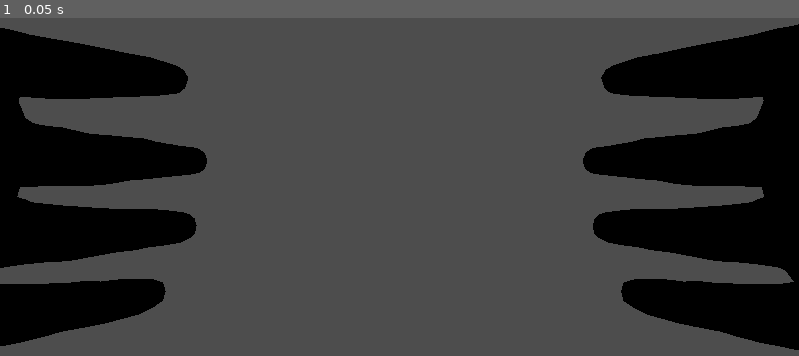
Above: before the commit, frame 1.
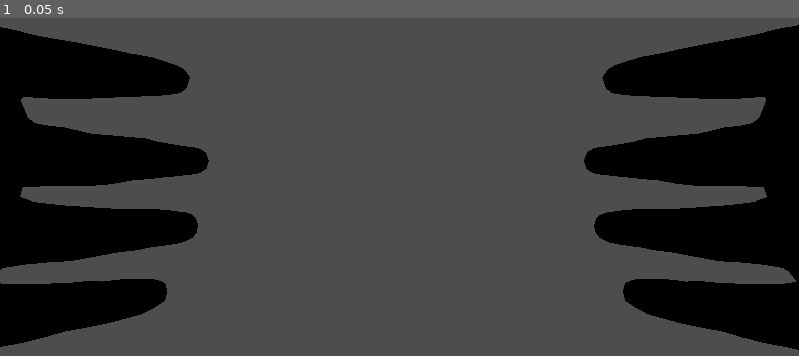
Above: after the commit, the same moment.

Repository: maj43x/rwr
Game: Godot game, scene res://node_3d.tscn
Two runs of this game, one before a commit and one after it. Both use one fixed random seed, a clock stepped at 60 frames per second and the inputs below.
Inputs:
- Up to frame 1 (0.05 s): no input

The runs differ from the first frame. In frame 1, 0.5% of the frame differs, in the area x 0-100%, y 1-99%.

Commit message:
Update rece

Diff:
--- a/project_files/node_3d.tscn
+++ b/project_files/node_3d.tscn
@@ -18,27 +18,30 @@
 [node name="XRCamera3D" type="XRCamera3D" parent="XROrigin3D" unique_id=1358311487]
 
 [node name="LeftController" type="XRController3D" parent="XROrigin3D" unique_id=1903119435]
+transform = Transform3D(1, 0, 0, 0, 1, 0, 0, 0, 1, -0.1166969, 0, 0)
 tracker = &"left_hand"
-
-[node name="MeshInstance3D" type="MeshInstance3D" parent="XROrigin3D/LeftController" unique_id=1393706069]
-mesh = SubResource("BoxMesh_noarx")
 
 [node name="HandLeftRoot" type="Node3D" parent="XROrigin3D/LeftController" unique_id=261199056]
 
-[node name="Hand_Nails_L" parent="XROrigin3D/LeftController/HandLeftRoot" unique_id=984352066 instance=ExtResource("2_a0tk4")]
-transform = Transform3D(1, 0, 0, 0, 1, 0, 0, 0, 1, -0.11755179, 0, 0)
+[node name="MeshInstance3D" type="MeshInstance3D" parent="XROrigin3D/LeftController/HandLeftRoot" unique_id=1694877218]
+
+[node name="Hand_Nails_L" parent="XROrigin3D/LeftController/HandLeftRoot/MeshInstance3D" unique_id=984352066 instance=ExtResource("2_a0tk4")]
+
+[node name="MeshInstance3D" type="MeshInstance3D" parent="XROrigin3D/LeftController" unique_id=257600210]
+mesh = SubResource("BoxMesh_a0tk4")
 
 [node name="RightController" type="XRController3D" parent="XROrigin3D" unique_id=1941350053]
+transform = Transform3D(1, 0, 0, 0, 1, 0, 0, 0, 1, 0.11335772, 0, 0)
 tracker = &"right_hand"
-
-[node name="MeshInstance3D" type="MeshInstance3D" parent="XROrigin3D/RightController" unique_id=237285867]
-transform = Transform3D(1, 0, 0, 0, 1, 0, 0, 0, 1, 0.005587671, 0, 0)
-mesh = SubResource("BoxMesh_a0tk4")
 
 [node name="HandRightRoot" type="Node3D" parent="XROrigin3D/RightController" unique_id=918753362]
 
-[node name="Hand_Nails_R" parent="XROrigin3D/RightController/HandRightRoot" unique_id=39150866 instance=ExtResource("3_r3fl7")]
-transform = Transform3D(1, 0, 0, 0, 1, 0, 0, 0, 1, 0.11257467, 0, 0)
+[node name="MeshInstance3D" type="MeshInstance3D" parent="XROrigin3D/RightController/HandRightRoot" unique_id=667368242]
+
+[node name="Hand_Nails_R" parent="XROrigin3D/RightController/HandRightRoot/MeshInstance3D" unique_id=39150866 instance=ExtResource("3_r3fl7")]
+
+[node name="MeshInstance3D" type="MeshInstance3D" parent="XROrigin3D/RightController" unique_id=925316849]
+mesh = SubResource("BoxMesh_r3fl7")
 
 [node name="CanvasLayer" type="CanvasLayer" parent="." unique_id=327839982]
 
Not shown: 1 places in project_files/node_3d.tscn that only renumber resources
Not shown, changed: docs/index.html
Not shown, changed: docs/index.pck
